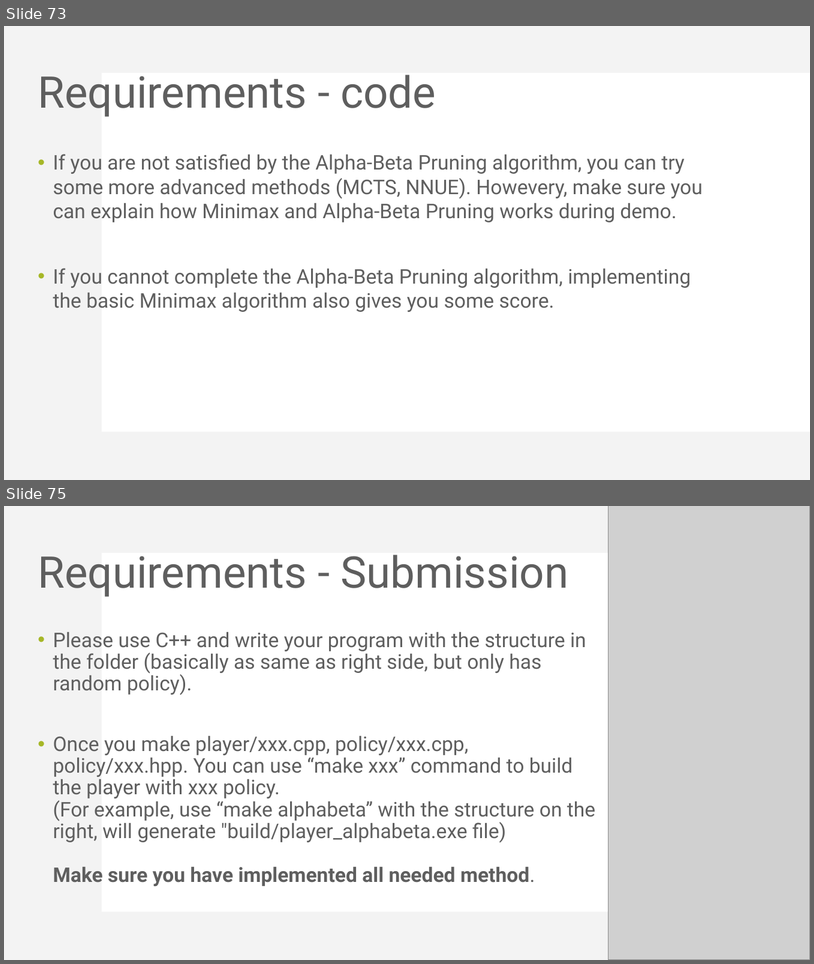
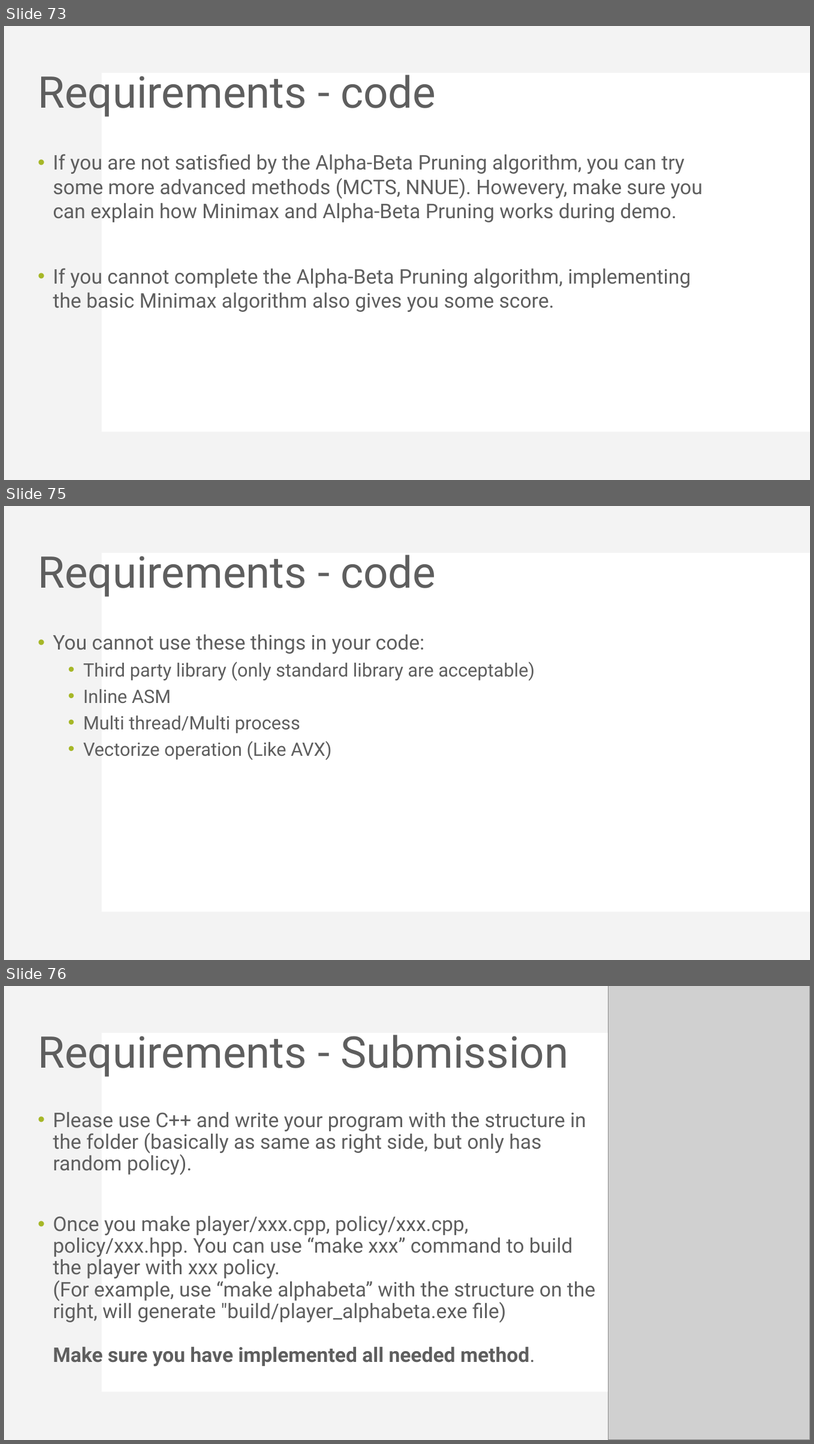
Before and after one commit to KohakuBlueleaf/MiniChess, a slide deck: document/Mini Project 3 introduction.pptx. Shown one above the other, each under a label of ours: slides 73 and 75 before the commit, slides 73, 75 and 76 after it; the slides between them are not shown. The pictures are 814x964 and 814x1444 pixels, drawn with LibreOffice and Linux fonts; fonts in the diff are those of the drawing; grey boxes stand for pictures. Boxes give left, top, right and bottom in pixels: in the first picture for what was removed or moved away, otherwise in the second. Text is boxed around its words. In the diff, an @@ line names an element or a change of style, - is before the commit and + after.

```diff
--- a/document/Mini Project 3 introduction.pptx
+++ b/document/Mini Project 3 introduction.pptx
@@ slide 75 added at (4, 506, 810, 960), background #FFFFFF; not listed: 2 template elements that a slide beside it also shows @@
@@ title added at (38, 555, 436, 597), 52 pt, text #5E5E5E @@
+Requirements - code
@@ text added at (53, 634, 535, 760), 22 pt, text #5E5E5E @@
+• You cannot use these things in your code:
+  • Third party library (only standard library are acceptable)
+  • Inline ASM
+  • Multi thread/Multi process
+  • Vectorize operation (Like AVX)
@@ what was slide 75 is now slide 76 @@
```
Also in this commit, not shown: 4 slides changed, 1 other file.
